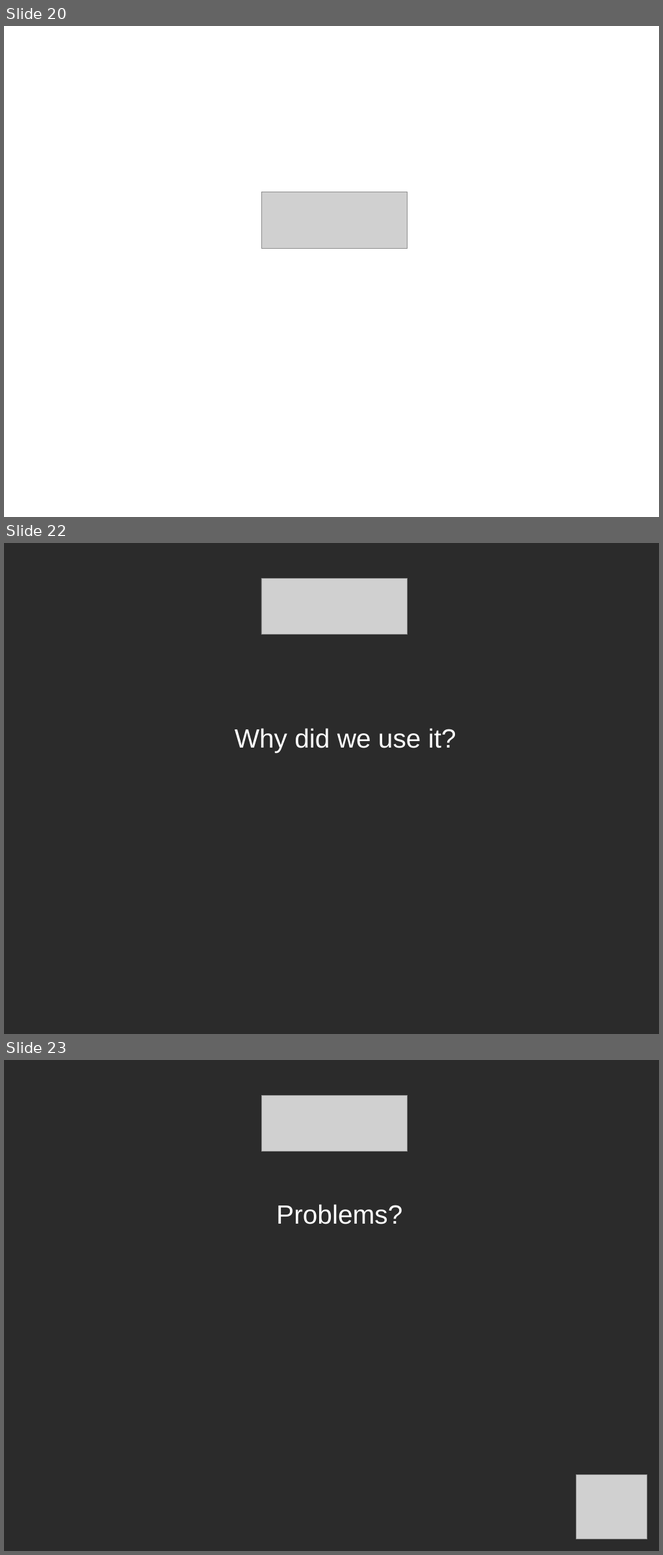
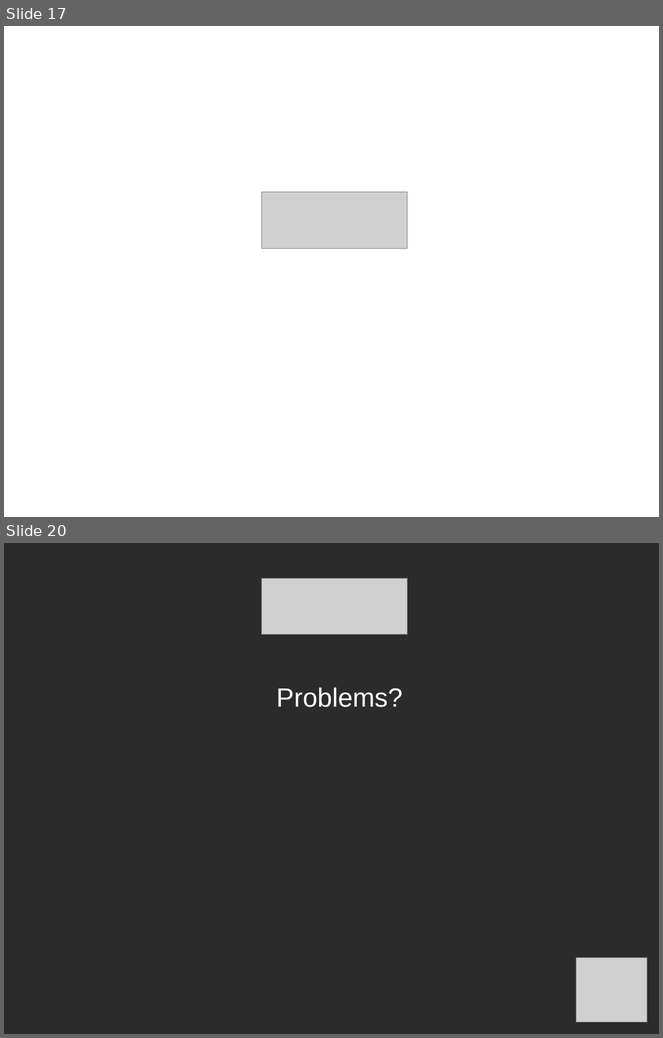
Before and after one commit to ruebot/SuperConference-2011---Cloud-computing, a slide deck: sc-2011-local-clouds.odp. Shown one above the other, each under a label of ours: slides 20, 22 and 23 before the commit, slides 17 and 20 after it; the slides between them are not shown. The pictures are 663x1555 and 663x1038 pixels, drawn with LibreOffice and Linux fonts; fonts in the diff are those of the drawing; grey boxes stand for pictures; background and template pictures are left out; a plain dark background stands for a picture behind light text. Boxes give left, top, right and bottom in pixels: in the first picture for what was removed or moved away, otherwise in the second. Text is boxed around its words. In the diff, an @@ line names an element or a change of style, - is before the commit and + after.

```diff
--- a/sc-2011-local-clouds.odp
+++ b/sc-2011-local-clouds.odp
@@ slide 22 removed at <box>4,543,659,1034</box>, background picture (left out) @@
@@ picture removed at <box>261,578,408,635</box> @@
@@ text removed at <box>235,728,456,752</box> @@
-Why did we use it?
@@ what was slide 20 is now slide 17 @@
@@ what was slide 23 is now slide 20 @@
```
Also in this commit, not shown: 1 slide changed, 2 other slides removed, 1 other file.
